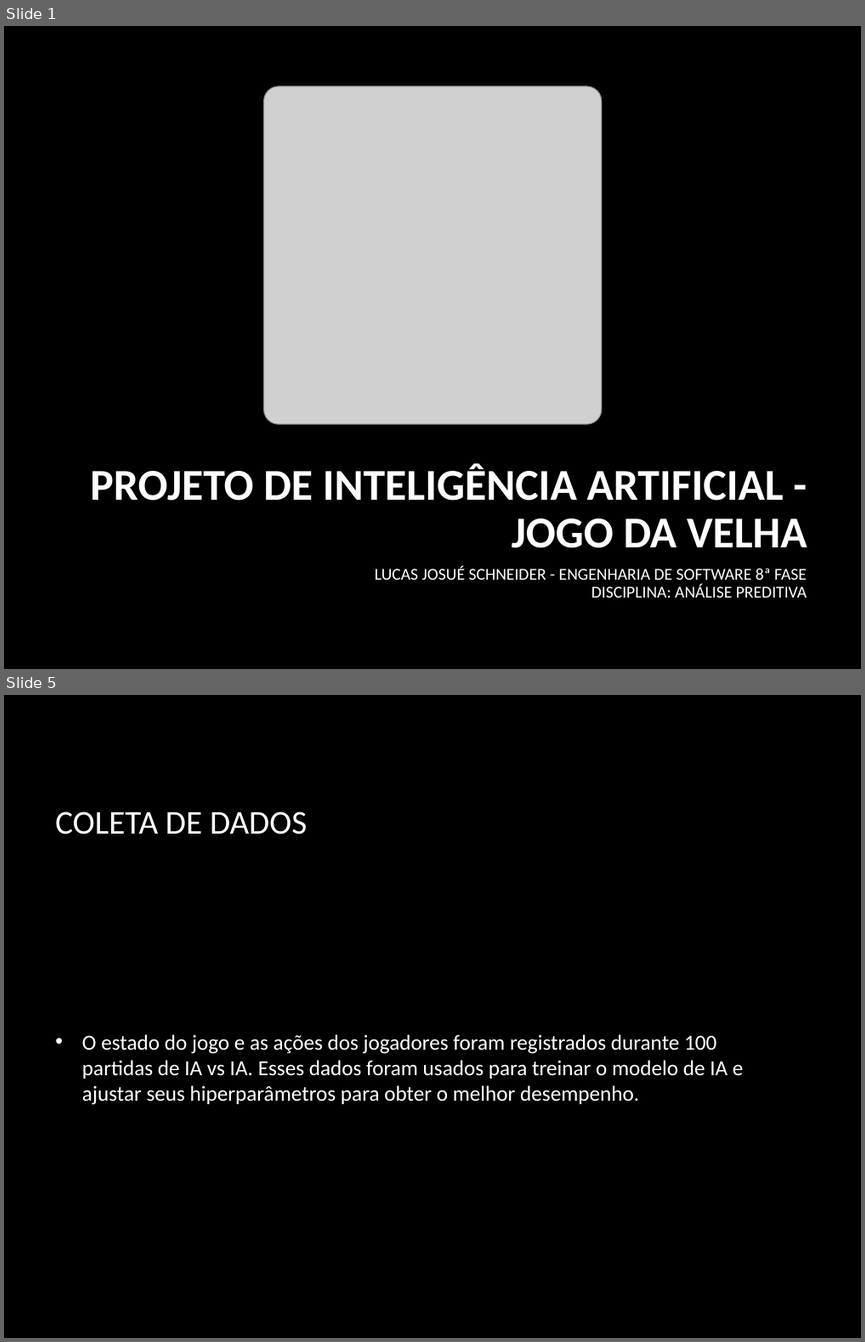
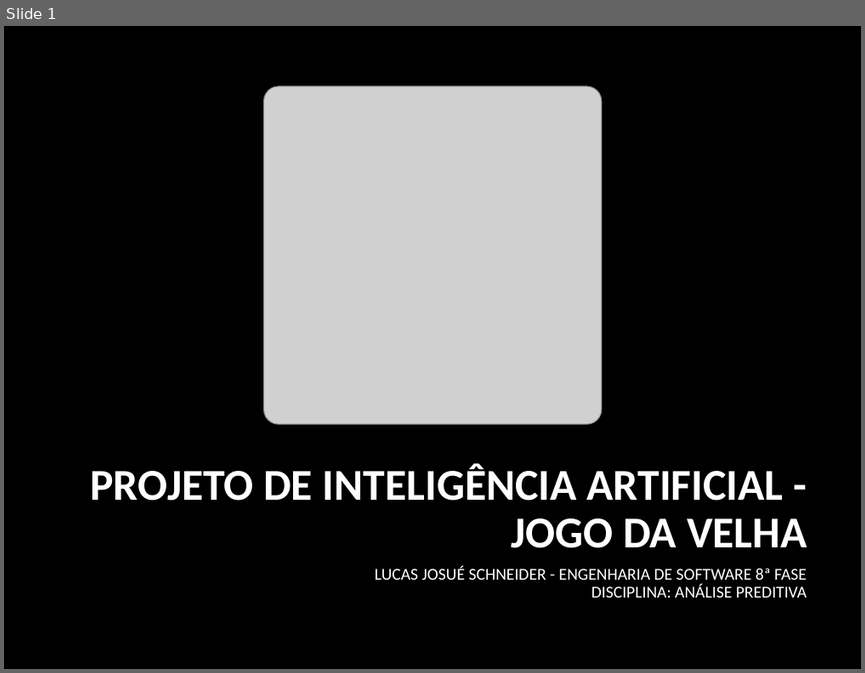
Before and after one commit to lucas521241/N1_VANESSA_8, a slide deck: data/Jogo_da_Velha_IA_Lucas.pptx. Shown one above the other, each under a label of ours: slides 1 and 5 before the commit, slide 1 after it; the slides between them are not shown. The pictures are 865x1342 and 865x673 pixels, drawn with LibreOffice and Linux fonts; fonts in the diff are those of the drawing; grey boxes stand for pictures; background and template pictures are left out. Boxes give left, top, right and bottom in pixels: in the first picture for what was removed or moved away, otherwise in the second. Text is boxed around its words. In the diff, an @@ line names an element or a change of style, - is before the commit and + after.

Commit message:
Melhorias

```diff
--- a/data/Jogo_da_Velha_IA_Lucas.pptx
+++ b/data/Jogo_da_Velha_IA_Lucas.pptx
@@ slide 5 removed at box(4, 695, 861, 1338), background picture (left out) @@
@@ title removed at box(55, 811, 307, 834) @@
-COLETA DE DADOS
@@ text removed at box(82, 1034, 744, 1105) @@
-• O estado do jogo e as ações dos jogadores foram registrados durante 100 partidas de IA vs IA. Esses dados foram usados para treinar o modelo de IA e ajustar seus hiperparâmetros para obter o melhor desempenho.
```
Also in this commit, not shown: 5 slides changed, 8 slides added, 4 other files.
